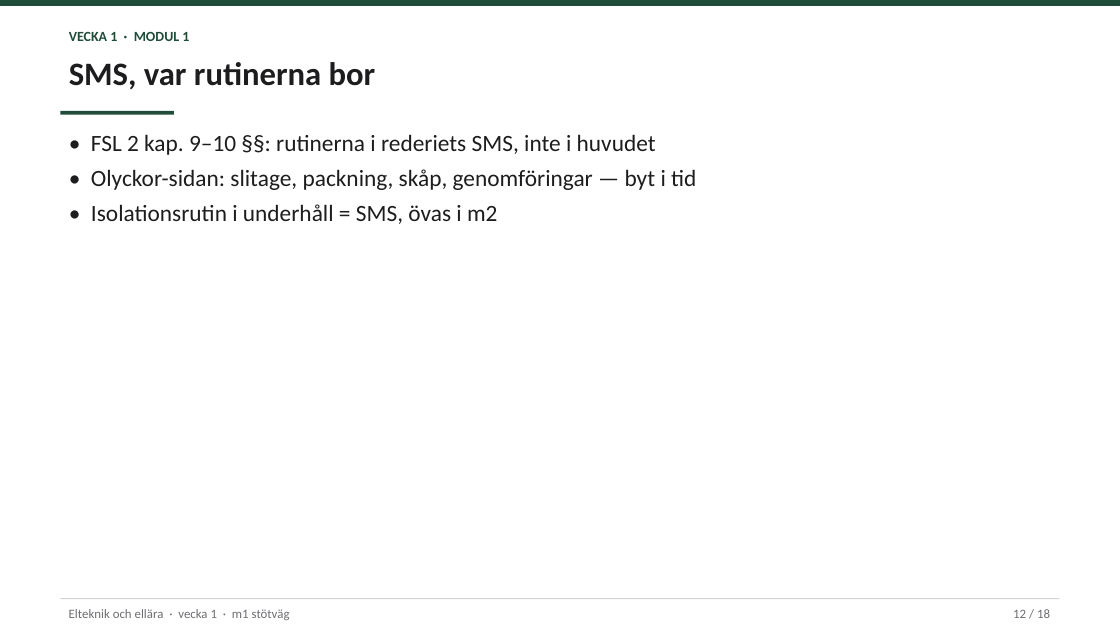
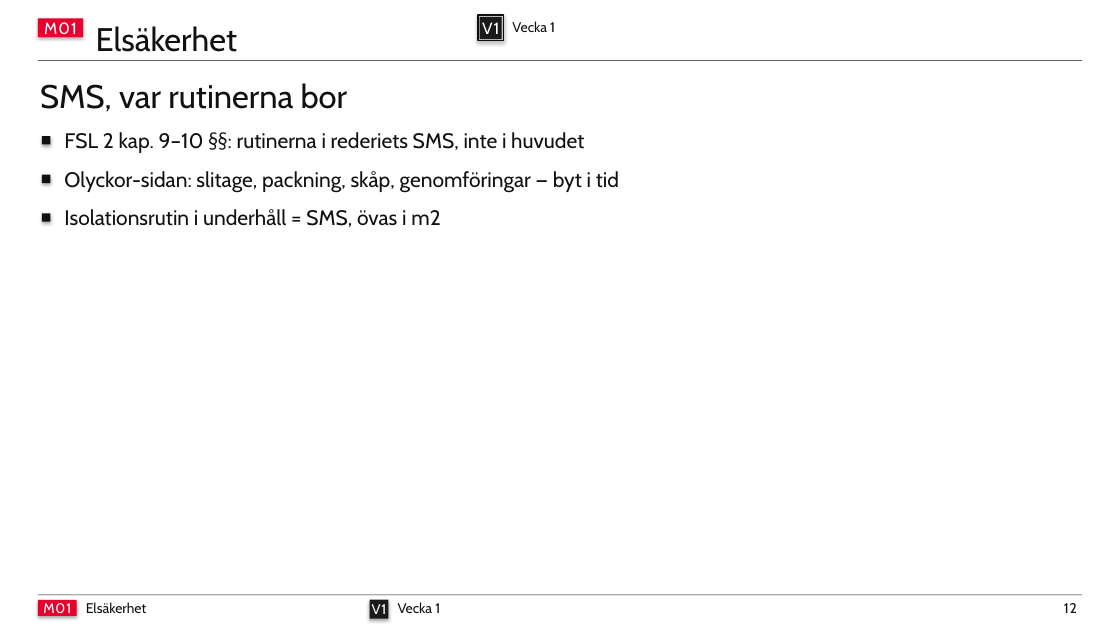
Before and after one commit to nj22az/elteknik-och-ellara, a slide deck: slide 12 of pptx/vecka-01.pptx. Drawn at 1120x630 pixels with LibreOffice and Linux fonts; fonts in the diff are those of the drawing. Boxes give left, top, right and bottom in pixels: in the first picture for what was removed or moved away, otherwise in the second. Text is boxed around its words. In the diff, an @@ line names an element or a change of style, - is before the commit and + after.

```diff
--- a/pptx/vecka-01.pptx
+++ b/pptx/vecka-01.pptx
@@ rectangle added at (38,18,83,37), fill #E6002D, 14 pt, text #FFFFFF @@
+M01
@@ text added at (96,26,237,52), 28 pt, text #111111 @@
+Elsäkerhet
@@ rectangle added at (478,15,503,40), outline #111111 1.5 pt @@
@@ rectangle added at (480,17,502,39), fill #1A1A1A, 14 pt, text #FFFFFF @@
+V1
@@ text at (512,21,555,32): text changed; font Calibri to Cabin; text colour #1F4D3A to #111111; bold off @@
-VECKA 1 · MODUL 1
+Vecka 1
@@ text "SMS, var rutinerna bor": place and size @@
-text "SMS, var rutinerna bor" at (69,62,376,89)
+text "SMS, var rutinerna bor" at (40,83,348,112)
@@ text "SMS, var rutinerna bor" at (40,83,348,112): font Calibri to Cabin, text colour #1D1D1F to #111111, bold off @@
@@ rectangle: place and size @@
-rectangle at (0,0,1120,6)
+rectangle at (38,60,1082,60)
@@ rectangle at (38,60,1082,60): fill #1F4D3A to #111111; shadow on @@
@@ rectangle removed at (60,111,174,114) @@
@@ rectangle added at (42,136,50,145), fill #111111 @@
@@ text at (64,132,584,153): text changed; size 20 to 18 pt; font Calibri to Cabin; text colour #1D1D1F to #111111 @@
-• FSL 2 kap. 9–10 §§: rutinerna i rederiets SMS, inte i huvudet
-• Olyckor-sidan: slitage, packning, skåp, genomföringar — byt i tid
-• Isolationsrutin i underhåll = SMS, övas i m2
+FSL 2 kap. 9–10 §§: rutinerna i rederiets SMS, inte i huvudet
@@ rectangle added at (42,175,50,183), fill #111111 @@
@@ text added at (64,171,619,193), 18 pt, text #111111 @@
+Olyckor-sidan: slitage, packning, skåp, genomföringar — byt i tid
@@ text added at (64,209,440,227), 18 pt, text #111111 @@
+Isolationsrutin i underhåll = SMS, övas i m2
@@ rectangle added at (42,213,50,222), fill #111111 @@
@@ rectangle: place and size @@
-rectangle at (60,598,1060,599)
+rectangle at (38,595,1082,595)
@@ rectangle at (38,595,1082,595): fill #D2D2D7 to #111111; shadow on @@
@@ rectangle added at (38,600,76,616), fill #E6002D, 12 pt, text #FFFFFF @@
+M01
@@ text removed at (69,609,290,620) @@
-Elteknik och ellära · vecka 1 · m1 stötväg
@@ text added at (86,602,147,613), 12 pt, text #111111 @@
+Elsäkerhet
@@ rectangle added at (370,600,389,619), fill #1A1A1A, 12 pt, text #FFFFFF @@
+V1
@@ text added at (398,602,440,613), 12 pt, text #111111 @@
+Vecka 1
@@ text at (1064,603,1077,613): text changed; size 11 to 12 pt; font Calibri to Cabin; text colour #6E6E73 to #111111 @@
-12 / 18
+12
```
Also in this commit, not shown: 16 other slides changed, 1 slide added, 1 slide removed, 12 other files.
